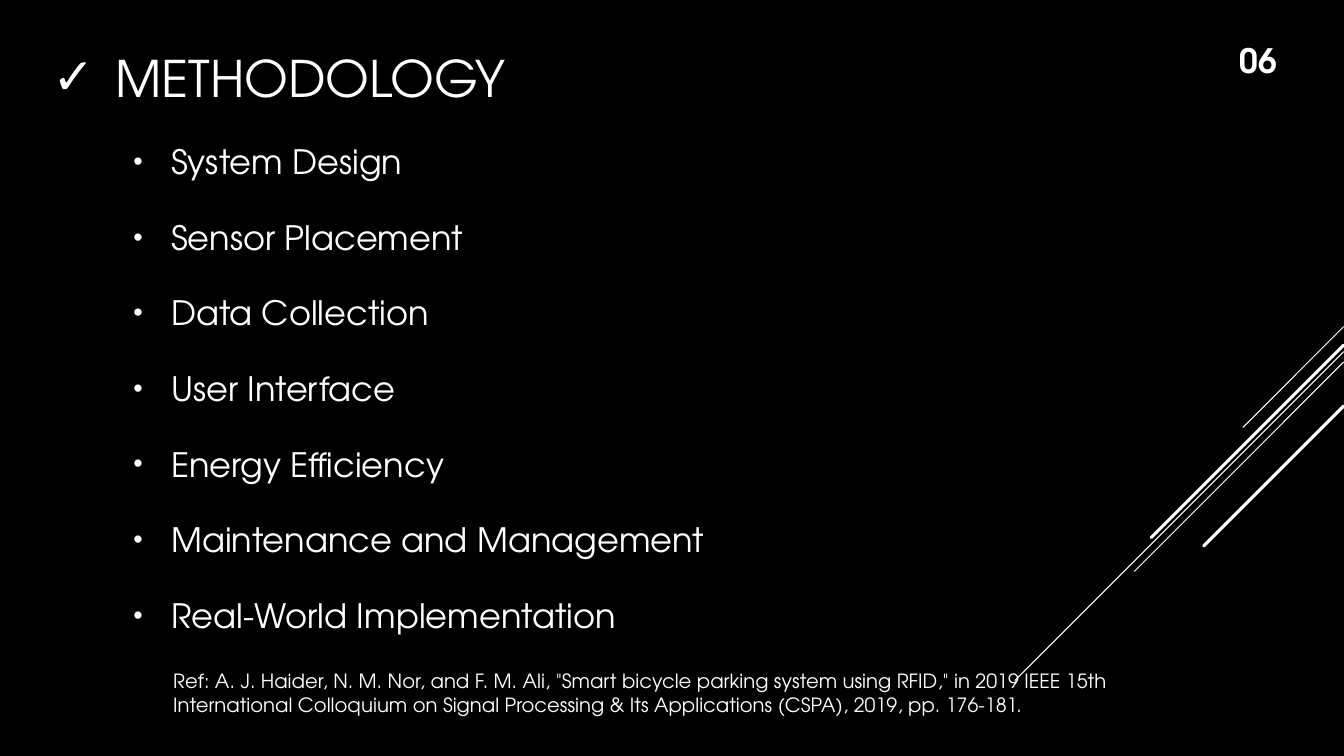
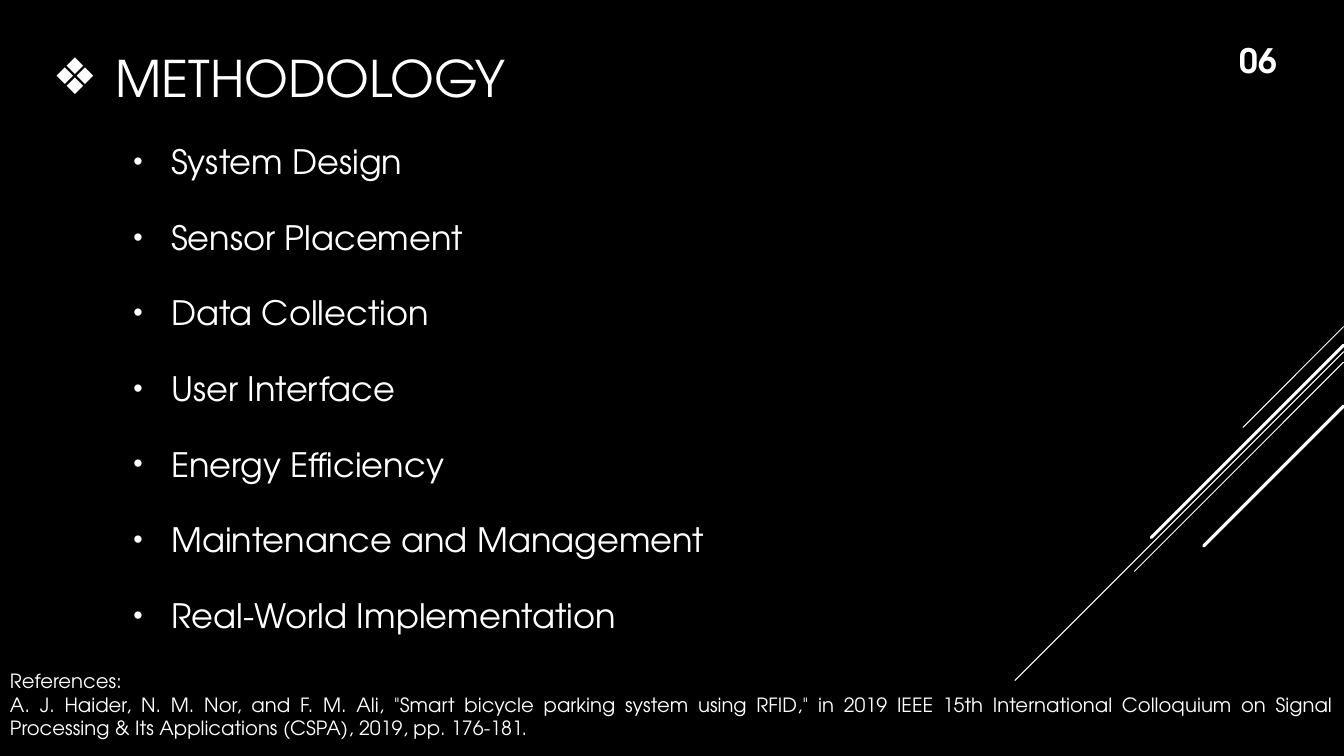
Before and after one commit to istyaque-ahammed/Technical-Writing-and-Presentation, a slide deck: slide 7 of Technical_Presentation.pptx. Drawn at 1344x756 pixels with LibreOffice and Linux fonts; fonts in the diff are those of the drawing. Boxes give left, top, right and bottom in pixels: in the first picture for what was removed or moved away, otherwise in the second. Text is boxed around its words. In the diff, an @@ line names an element or a change of style, - is before the commit and + after.

```diff
--- a/Technical_Presentation.pptx
+++ b/Technical_Presentation.pptx
@@ title "METHODOLOGY" at (115, 59, 505, 98): bullet ✓ to ❖ @@
@@ text at (10, 673, 1332, 740): text changed @@
-Ref: A. J. Haider, N. M. Nor, and F. M. Ali, "Smart bicycle parking system using RFID," in 2019 IEEE 15th International Colloquium on Signal Processing & Its Applications (CSPA), 2019, pp. 176-181.
+References:
+A. J. Haider, N. M. Nor, and F. M. Ali, "Smart bicycle parking system using RFID," in 2019 IEEE 15th International Colloquium on Signal Processing & Its Applications (CSPA), 2019, pp. 176-181.
```
Also in this commit, not shown: 8 other slides changed.
